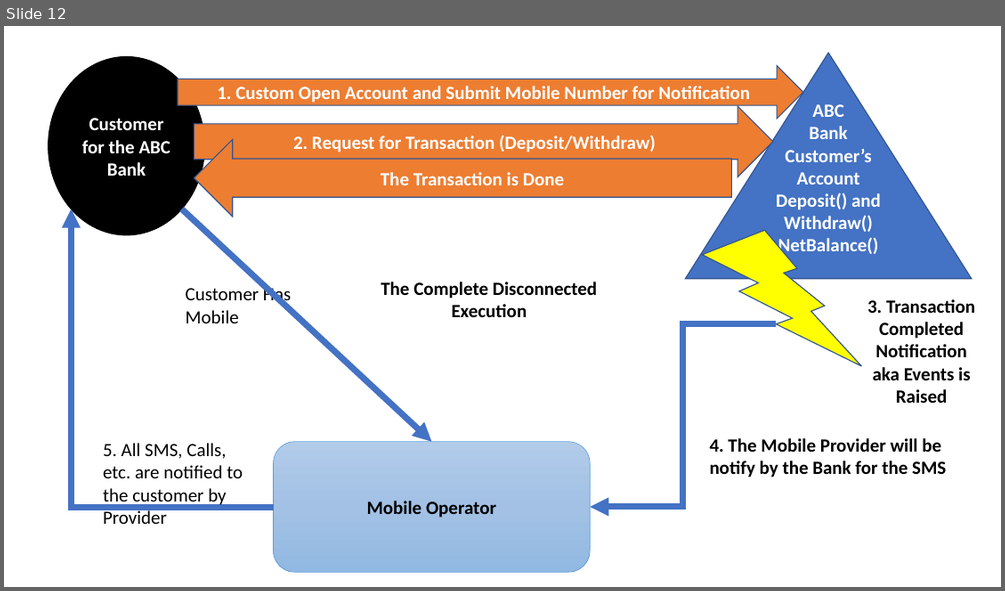
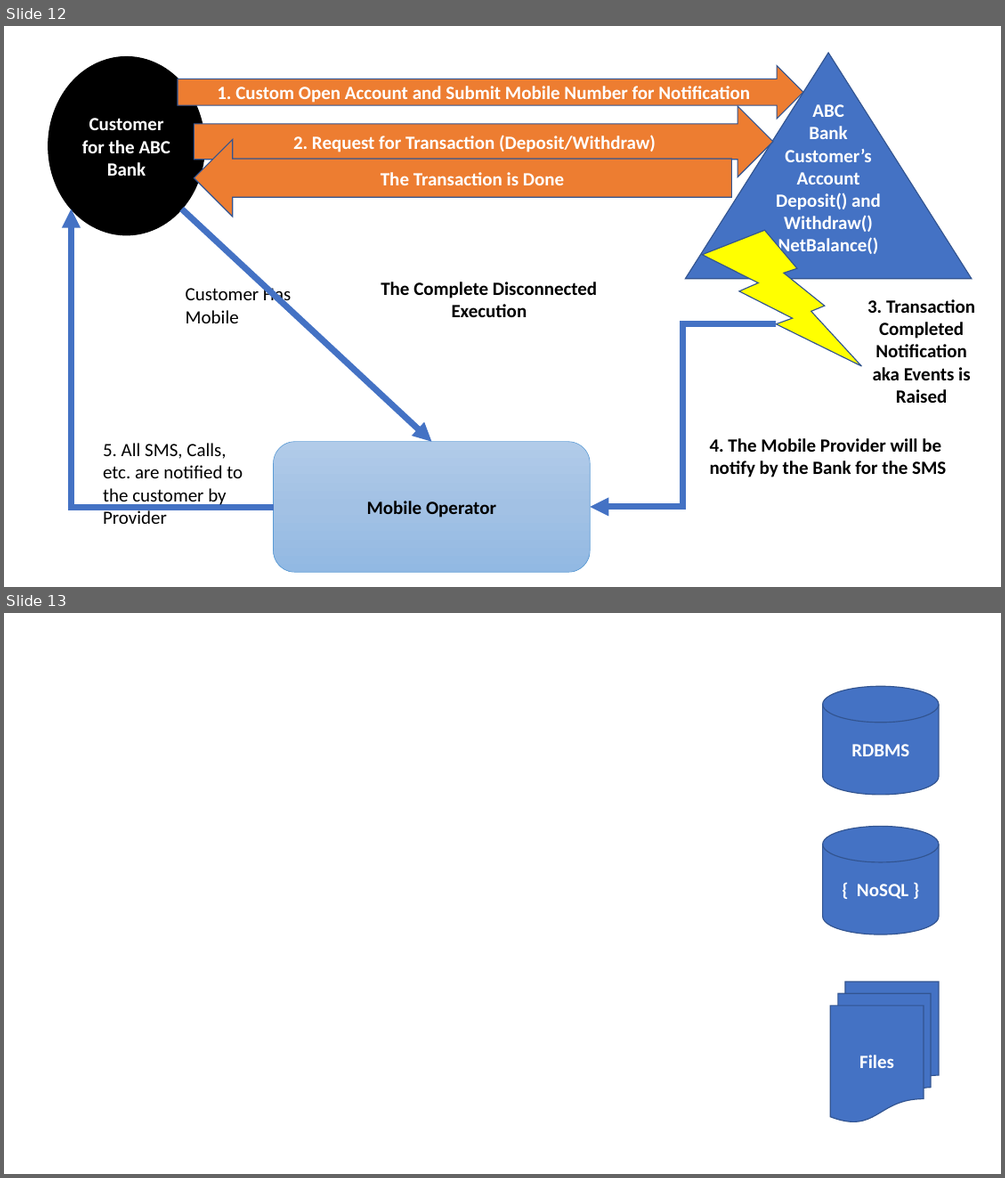
Before and after one commit to maheshsabnis/NetFrwk_Projects, a slide deck: Training-Images.pptx. Shown one above the other, each under a label of ours: slide 12 before the commit, slides 12 and 13 after it. The pictures are 1005x591 and 1005x1178 pixels, drawn with LibreOffice and Linux fonts; fonts in the diff are those of the drawing. Boxes give left, top, right and bottom in pixels: in the first picture for what was removed or moved away, otherwise in the second. Text is boxed around its words. In the diff, an @@ line names an element or a change of style, - is before the commit and + after.

```diff
--- a/Training-Images.pptx
+++ b/Training-Images.pptx
@@ slide 13 added at [4, 613, 1001, 1174], background #FFFFFF @@
@@ cylinder added at [823, 686, 938, 795], fill #4472C4, outline #325491 1 pt, 18 pt, text #FFFFFF, bold @@
+RDBMS
@@ cylinder added at [823, 826, 938, 934], fill #4472C4, outline #325491 1 pt, 18 pt, text #FFFFFF, bold @@
+{ NoSQL }
@@ flow chart multidocument added at [830, 981, 938, 1122], fill #4472C4, outline #325491 1 pt, 18 pt, text #FFFFFF, bold @@
+Files
```
Also in this commit, not shown: 3 other slides added, 6 other files.
